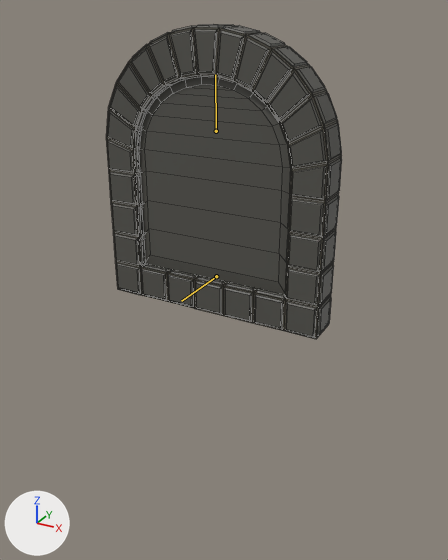
The FBX model Assets/Models/Door.fbx as it was, and as the next commit left it.
The view is the same before and after, from a camera (50 mm lens) standing at (4.32, -7.62, 3.78) and looking at (0.02, 0.18, -0.12). Every picture has the same lights, and +X, +Y and +Z are marked at lower left. The older version comes first. Both versions are drawn at frame 1 of the action 'Door.S|Close'; the numbers are the values there. The bones that change, and the others that lie on the model, are drawn over the model as lines. Mesh edges are drawn as thin lines.

The first picture shows 'Door.S.Mesh', 'Gate.S.Door'.
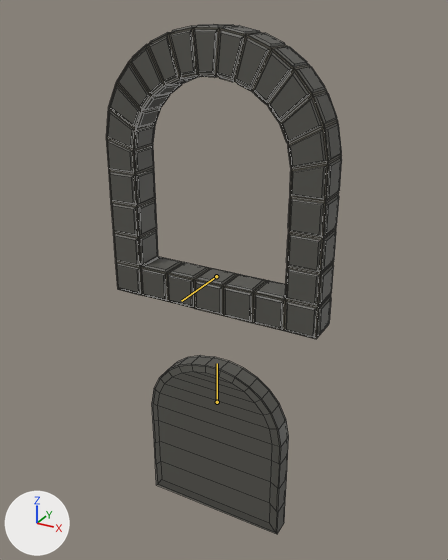
Boxes [x1, y1, x2, y2] around the edits, measured in the pictures (448 x 560 px):
'Door.S.Mesh', posed (10% narrower, 19% shorter): before [138, 75, 291, 295]; after [152, 355, 289, 534]
bone 'Door', root to tip: before (216, 131) to (215, 74); after (217, 402) to (217, 363)

What the commit changed:
Bone 'Door' (bone_door) moves from (0.0, 0.0, 0.0) to (0.0, -4.5, 0.0).
